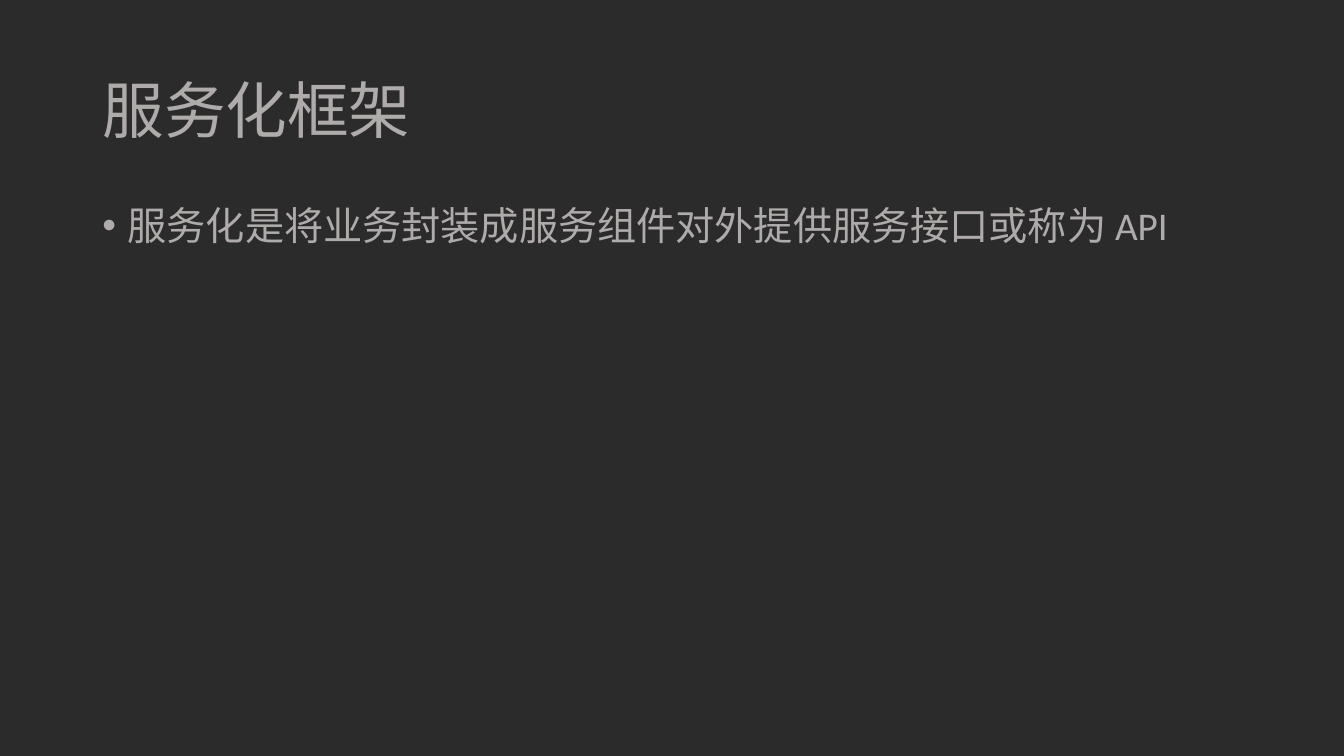
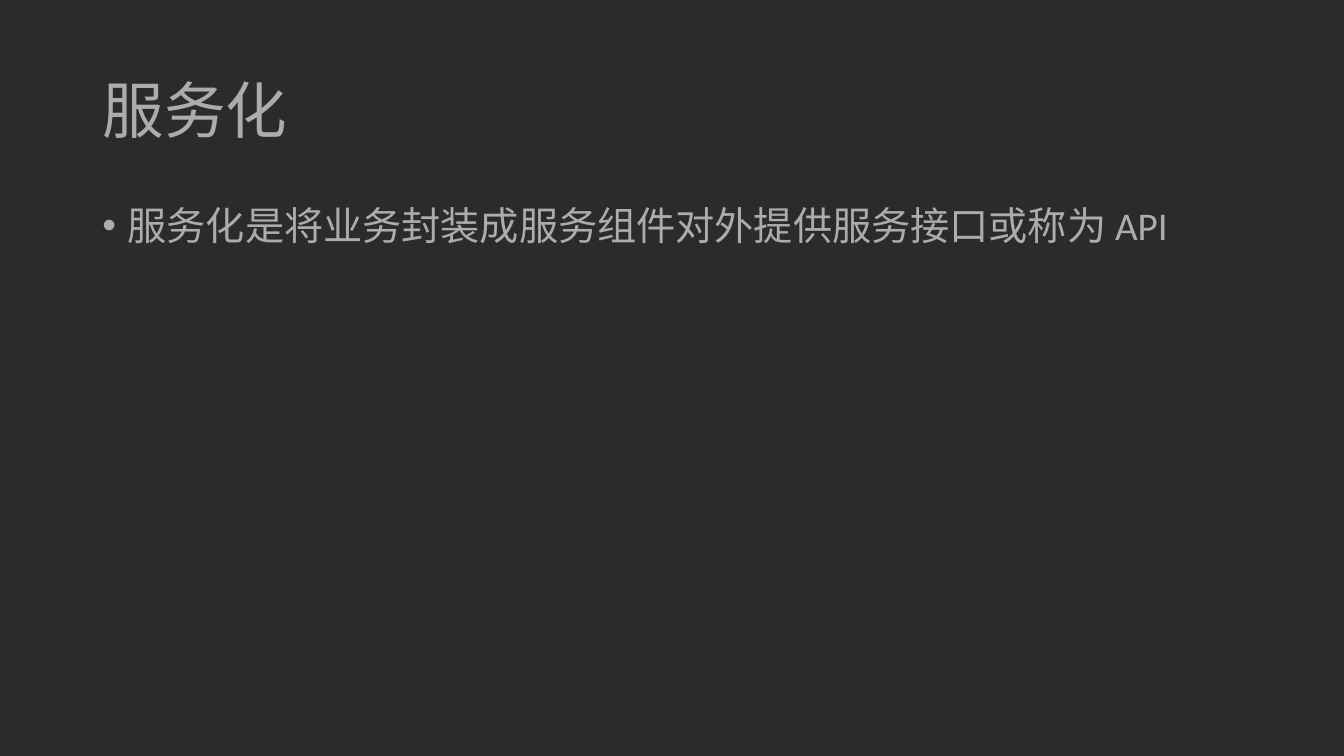
Before and after one commit to ivaneye/ivaneye.github.com, a slide deck: slide 2 of source/ppt/work/焦点服务化框架Hydra的演变-王一帆.pptx. Drawn at 1344x756 pixels with LibreOffice and Linux fonts; fonts in the diff are those of the drawing; background and template pictures are left out; a plain dark background stands for a picture behind light text. Boxes give left, top, right and bottom in pixels: in the first picture for what was removed or moved away, otherwise in the second. Text is boxed around its words. In the diff, an @@ line names an element or a change of style, - is before the commit and + after.

```diff
--- a/source/ppt/work/焦点服务化框架Hydra的演变-王一帆.pptx
+++ b/source/ppt/work/焦点服务化框架Hydra的演变-王一帆.pptx
@@ title at (102,81,287,138): text changed @@
-服务化框架
+服务化
```
Also in this commit, not shown: 3 other slides changed, 6 slides added, 2 slides removed, 1 other file.
